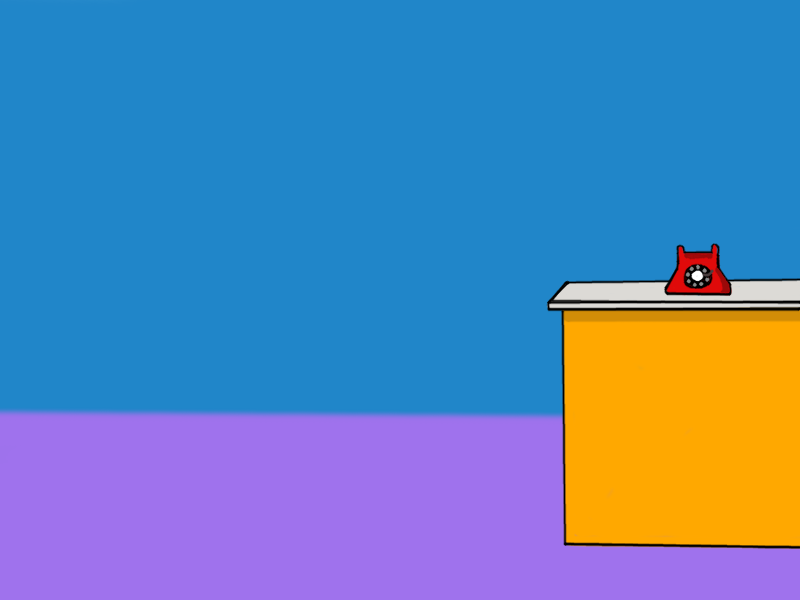
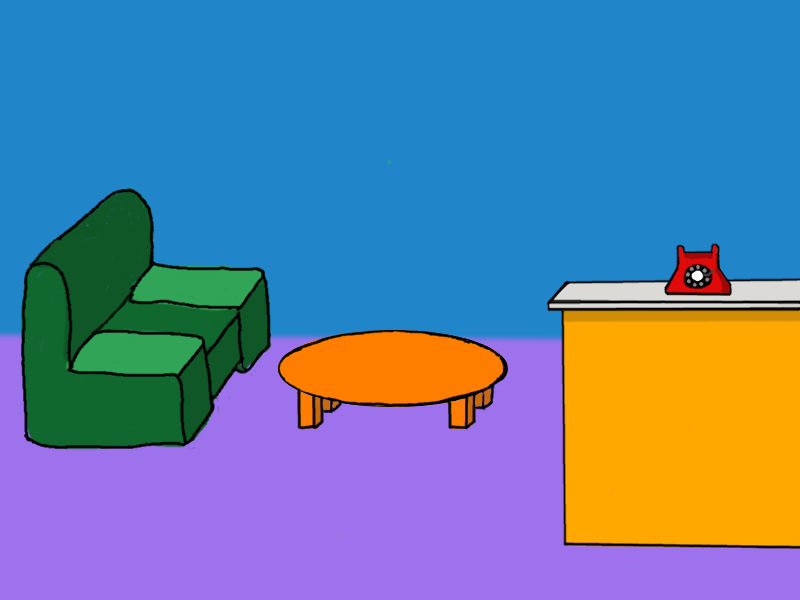
Layers edited between the first and the second (800, 600) image:
added layer "couch" above "phone" over [20, 160, 508, 450]
painted on "phone" over [339, 535, 343, 539]
painted on "Layer" over [0, 0, 643, 450]
